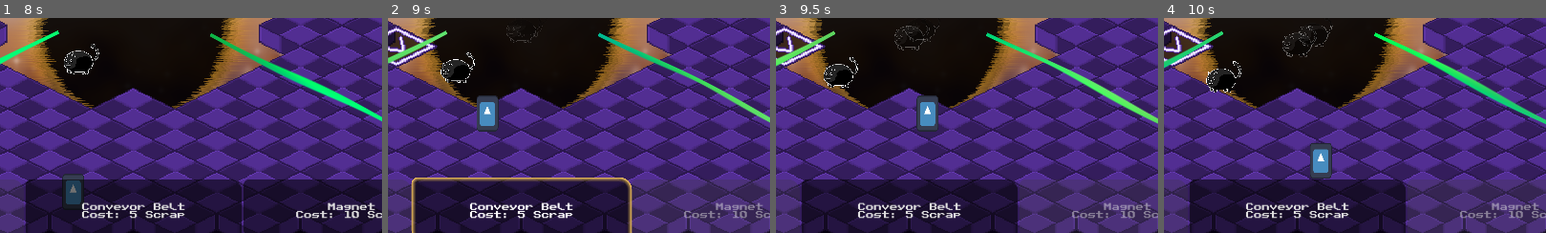
Above: before the commit, frames 1-4 (left to right).
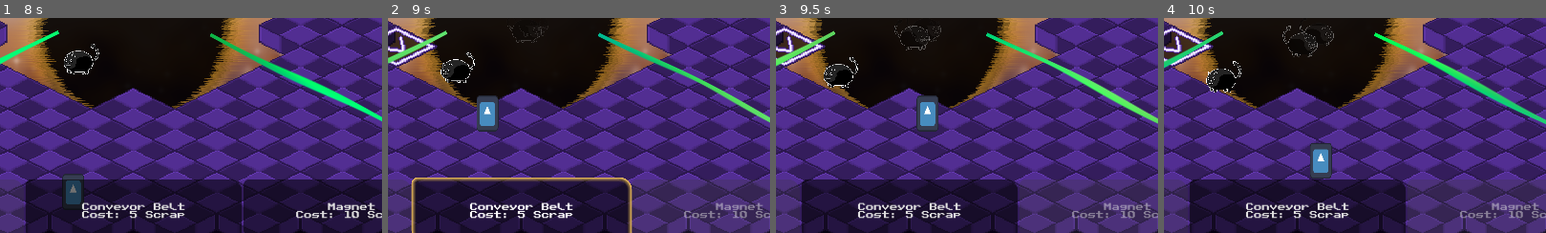
Above: after the commit, the same moments.

Repository: jkostello/Godot-Wild-Jam-69
Game: Godot game, scene res://UI/start_menu.tscn
Same seed, same stepped clock (60 frames per second), same inputs: the game is played once before the commit and once after it. The engine's default icon, where the game draws it, is replaced by a stand-in: a white triangle on a blue panel in a dark square. Sound files missing from this copy of the repository are replaced by a short silence.
Inputs (mouse positions are % of the whole screen's width and height, from its top left):
- Up to frame 1 (8 s): click "Start" at 0.5 s; click "Start" at 1.25 s; tap Enter at 2 s; move the mouse to (72, 45) at 2.02 s; hold D (right) 2.03-2.78 s; tap Space (deselect) at 2.1, 6.6 s; click (72, 45) at 2.17 s; move the mouse to (30, 55) at 2.77 s; hold S (down) 2.78-3.53 s; tap R (rotate) at 2.85, 7.35 s; move the mouse to (60, 28) at 3.52 s; hold D (right) 3.53-4.28 s; tap 1 (select_structure_1) at 3.6 s; move the mouse to (45, 70) at 4.27 s; hold W (up) 4.28-5.03 s; tap 2 (select_structure_2) at 4.35 s; click (45, 70) at 4.42 s; move the mouse to (80, 65) at 5.02 s; hold A (left) 5.03-6.53 s; tap 3 (select_structure_3) at 5.1 s; move the mouse to (20, 35) at 5.77 s; tap 0 at 5.85 s; move the mouse to (55, 50) at 6.52 s; hold S (down) 6.53-7.28 s; click (55, 50) at 6.67 s; move the mouse to (35, 25) at 7.27 s; hold D (right) from 7.28 s (still down)
- Up to frame 2 (9 s): move the mouse to (72, 45) at 8.02 s; release D (right) at 8.03 s; hold W (up) 8.03-8.78 s; tap 1 (select_structure_1) at 8.1 s; move the mouse to (30, 55) at 8.77 s; hold D (right) from 8.78 s (still down); tap 2 (select_structure_2) at 8.85 s; click (30, 55) at 8.92 s
- Up to frame 3 (9.5 s): keep holding D (right)
- Up to frame 4 (10 s): move the mouse to (60, 28) at 9.52 s; release D (right) at 9.53 s; hold S (down) from 9.53 s (still down); tap 3 (select_structure_3) at 9.6 s
The pictures show only the part of the screen within x 32-82%, y 48-98%; the shares and areas given below are measured in that part.

Frame 1 is identical in both runs. In frame 2, 0.1% of the frame differs, in the area x 2-42%, y 3-24%; in frame 3, 0.3%; in frame 4, 0.3%, in the area x 2-45%, y 3-24%.
Error in both runs: Cannot call method 'change_scene_to_file' on a null value. (res://UI/start_menu.gd:24)

Commit message:
z-Index, enemy facing

Diff:
--- a/enemy.gd
+++ b/enemy.gd
@@ -32,6 +32,10 @@
 
 func _physics_process(delta):
 	modulate = Color(1,1,1,1.0 - $FadeTimer.time_left / 4.0)
+	if nav_agent.target_position.x > position.x:
+		$Icon.flip_h = true
+	else:
+		$Icon.flip_h = false
 	if tangible:
 		set_collision_mask_value(1, true)
 	if attacking:
--- a/level.tscn
+++ b/level.tscn
@@ -277,6 +277,7 @@
 size = Vector2(15, 1544)
 
 [node name="Level" type="Node2D"]
+y_sort_enabled = true
 script = ExtResource("1_fnxtp")
 
 [node name="Sprite2D" type="Sprite2D" parent="."]
--- a/player.gd
+++ b/player.gd
@@ -19,7 +19,6 @@
 	direction = direction.normalized()
 	velocity = direction * speed
 	velocity = velocity.move_toward(Vector2.ZERO, speed / 4)
-	z_index = position.y+900
 
 
 	move_and_slide()
--- a/structure_handler.gd
+++ b/structure_handler.gd
@@ -210,8 +210,6 @@
 	Structures.append(struct)
 	get_tree().current_scene.add_child(struct)
 	struct.position = coords
-	for s in Structures:
-		z_index = s.position.y+900
 	endBuild()
 
 func _input(event):
--- a/structure_handler.tscn
+++ b/structure_handler.tscn
@@ -130,17 +130,19 @@
 
 [node name="turretSprite" type="Sprite2D" parent="highlightBlock"]
 visible = false
+z_index = 5
 position = Vector2(0, -120)
 texture = ExtResource("5_s0kxp")
 hframes = 5
 
 [node name="conveyorSprite" type="Sprite2D" parent="highlightBlock"]
 visible = false
+z_index = 5
 texture = ExtResource("5_1xwl3")
 
 [node name="magnetSprite" type="Sprite2D" parent="highlightBlock"]
 visible = false
-z_index = -1
+z_index = 5
 scale = Vector2(0.5, 0.5)
 texture = ExtResource("8_ap6c8")
 
